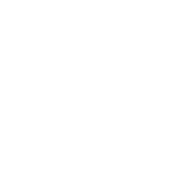
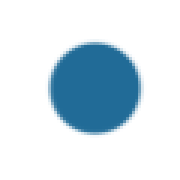
Layer changes from the first (180, 180) image to the second:
added layer "Layer 5 copy" in group "Button" over [45, 39, 144, 138]
hid "Layer 6" over [45, 39, 144, 138]
